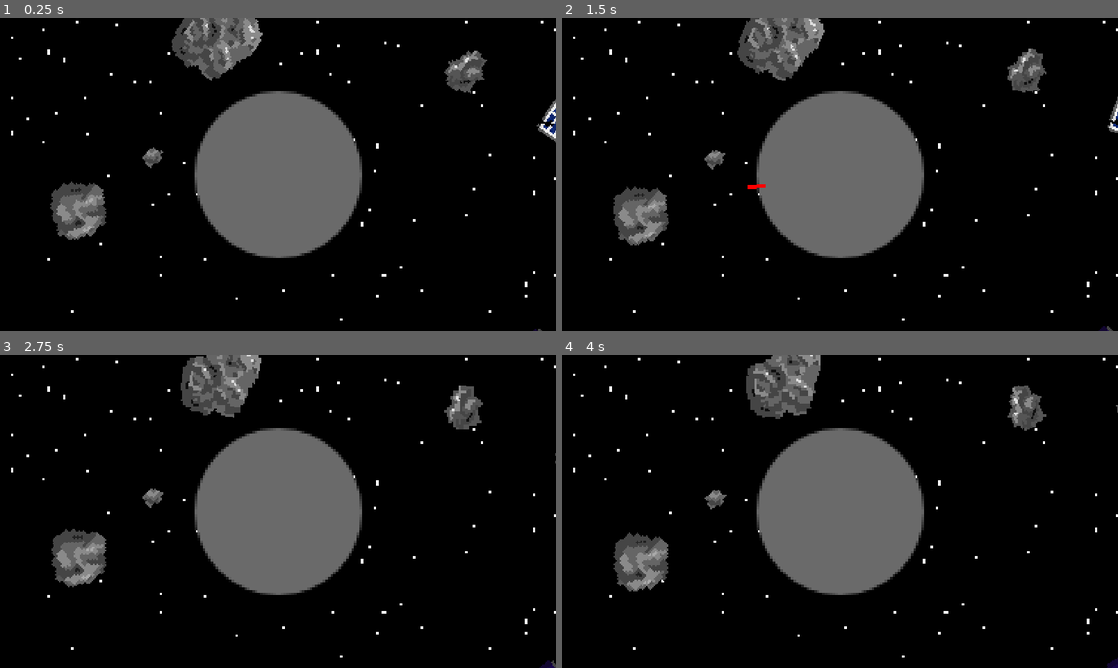
Above: before the commit, frames 1-4 (two rows, left to right).
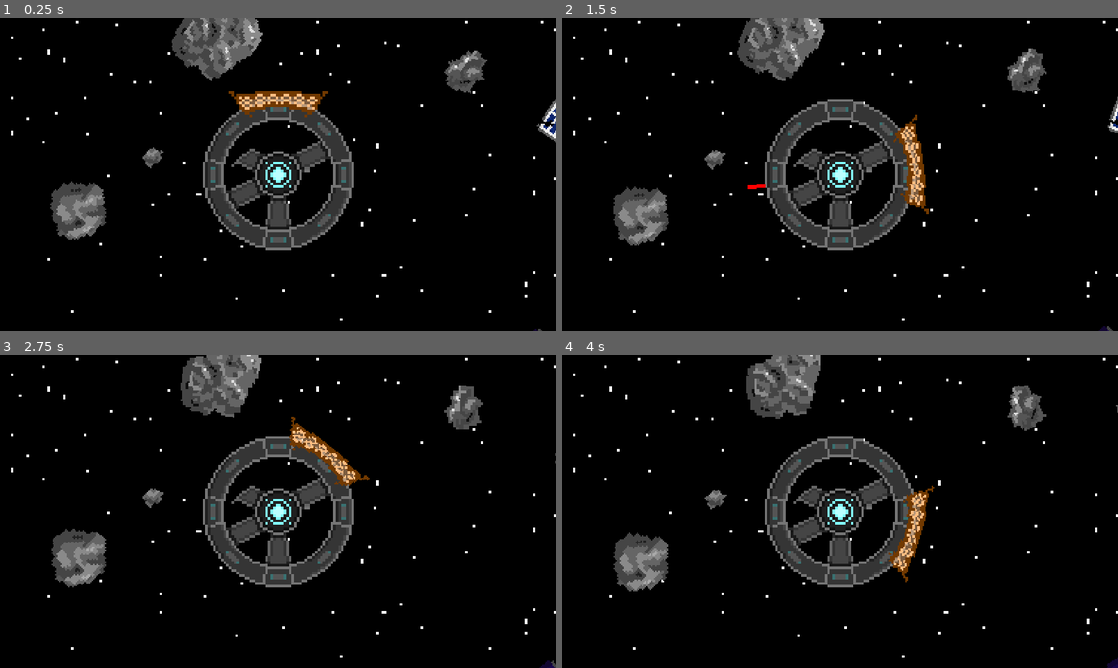
Above: after the commit, the same moments.

Repository: Three-s-A-Crowd-Games/Bubblekinesis
Game: Godot game, scene res://resources/main.tscn
The game is run twice, just before and just after one commit, with the same random seed, the same clock (stepped at 60 frames per second) and the same inputs.
Inputs (mouse positions are in pixels of both pictures, inside the frame that each line leads up to):
- Up to frame 1 (0.25 s): no input
- Up to frame 2 (1.5 s): move the mouse to (962, 158) at 0.52 s; hold Right mouse button (rmb) 0.53-1.25 s; click (962, 158) at 0.67 s; drag from (728, 190) to (840, 174) at 1.27 s
- Up to frame 3 (2.75 s): move the mouse to (333, 442) at 2.02 s; hold Right mouse button (rmb) from 2.03 s (still down); click (333, 442) at 2.17 s
- Up to frame 4 (4 s): release Right mouse button (rmb) at 2.75 s; drag from (812, 574) to (673, 464) at 2.77 s; move the mouse to (1006, 558) at 3.52 s; hold Right mouse button (rmb) from 3.53 s (still down); tap Mouse wheel down (zoom_out) at 3.6 s; click (1006, 558) at 3.67 s

The runs differ from the first frame. In frame 1, 11% of the frame differs, in the area x 35-66%, y 23-77%; in frame 2, 11%; in frame 3, 11%; in frame 4, 11%.

Commit message:
Add Net and Net-Rotation (but no Net-Capturing)

Diff:
--- a/resources/player/space_station.gd
+++ b/resources/player/space_station.gd
@@ -2,13 +2,17 @@
 
 extends StaticBody2D
 
-@onready var Sprite := $Sprite2D
+@export var net_rotation_speed :float = 0.05
 
-# Called when the node enters the scene tree for the first time.
-func _ready() -> void:
-	pass # Replace with function body.
+@onready var Sprite := $StationSprite
 
+@onready var Net := $Net
+@onready var target_rot = $Net.rotation
 
-# Called every frame. 'delta' is the elapsed time since the previous frame.
-func _process(delta: float) -> void:
-	pass
+func _input(event: InputEvent) -> void:
+	if event is InputEventMouseButton and event.is_action("rmb") or event is InputEventMouseMotion and Input.is_action_pressed("rmb"):
+		target_rot = self.global_position.angle_to_point(get_global_mouse_position()) + PI/2
+
+func _process(delta :float) -> void:
+	if Net.rotation != target_rot:
+		Net.rotation = rotate_toward(Net.rotation, target_rot, net_rotation_speed)
--- a/resources/player/space_station.tscn
+++ b/resources/player/space_station.tscn
@@ -1,7 +1,8 @@
-[gd_scene load_steps=4 format=3 uid="uid://dpjaqyvpqyeu5"]
+[gd_scene load_steps=5 format=3 uid="uid://dpjaqyvpqyeu5"]
 
-[ext_resource type="Texture2D" uid="uid://bbl6027dxslbw" path="res://assets/64testthing.png" id="1_c30je"]
 [ext_resource type="Script" path="res://resources/player/space_station.gd" id="1_dvh4a"]
+[ext_resource type="Texture2D" uid="uid://bf82t4xf3xmhw" path="res://assets/sprites/spacestation.png" id="2_sjkjt"]
+[ext_resource type="Texture2D" uid="uid://clj3dqq4mtaqs" path="res://assets/sprites/spacestation_net.png" id="3_hgenl"]
 
 [sub_resource type="CircleShape2D" id="CircleShape2D_7jmfb"]
 radius = 32.0
@@ -9,8 +10,18 @@
 [node name="SpaceStation" type="StaticBody2D"]
 script = ExtResource("1_dvh4a")
 
-[node name="Sprite2D" type="Sprite2D" parent="."]
-texture = ExtResource("1_c30je")
+[node name="StationSprite" type="Sprite2D" parent="."]
+texture = ExtResource("2_sjkjt")
 
 [node name="CollisionShape2D" type="CollisionShape2D" parent="."]
+visible = false
 shape = SubResource("CircleShape2D_7jmfb")
+
+[node name="Net" type="Sprite2D" parent="."]
+texture = ExtResource("3_hgenl")
+
+[node name="CaptureArea" type="Area2D" parent="Net"]
+
+[node name="Polygon" type="CollisionPolygon2D" parent="Net/CaptureArea"]
+position = Vector2(0, -32)
+polygon = PackedVector2Array(0, 5, 11, 9, 19, 0, 0, -1, -19, 0, -13, 9)
Not shown, added: assets/sprites/spacestation.png.import
Not shown, added: assets/sprites/spacestation_net.png.import
